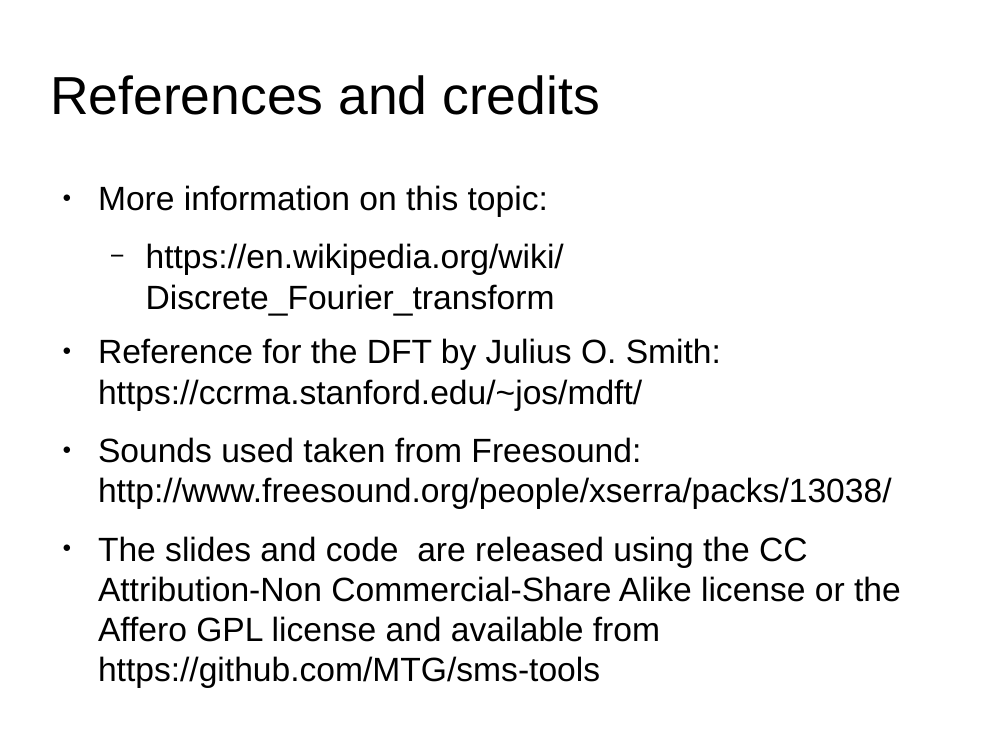
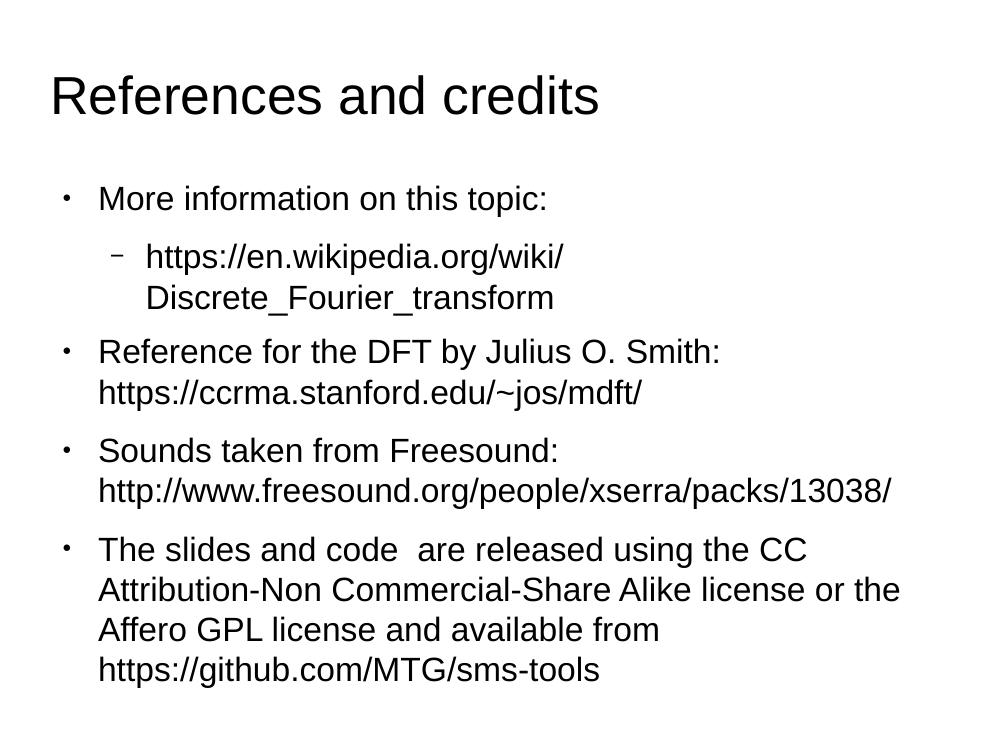
Before and after one commit to hoinx/sms-tools, a slide deck: slide 12 of lectures/3-Fourier-theorems/Fourier-theorems-1.odp. Drawn at 1008x756 pixels with LibreOffice and Linux fonts; fonts in the diff are those of the drawing. Boxes give left, top, right and bottom in pixels: in the first picture for what was removed or moved away, otherwise in the second. Text is boxed around its words. In the diff, an @@ line names an element or a change of style, - is before the commit and + after.

```diff
--- a/lectures/3-Fourier-theorems/Fourier-theorems-1.odp
+++ b/lectures/3-Fourier-theorems/Fourier-theorems-1.odp
@@ text at <box>98,437,892,509</box>: text changed @@
-● Sounds used taken from Freesound: http://www.freesound.org/people/xserra/packs/13038/
+● Sounds taken from Freesound: http://www.freesound.org/people/xserra/packs/13038/
```
Also in this commit, not shown: 16 other files.
